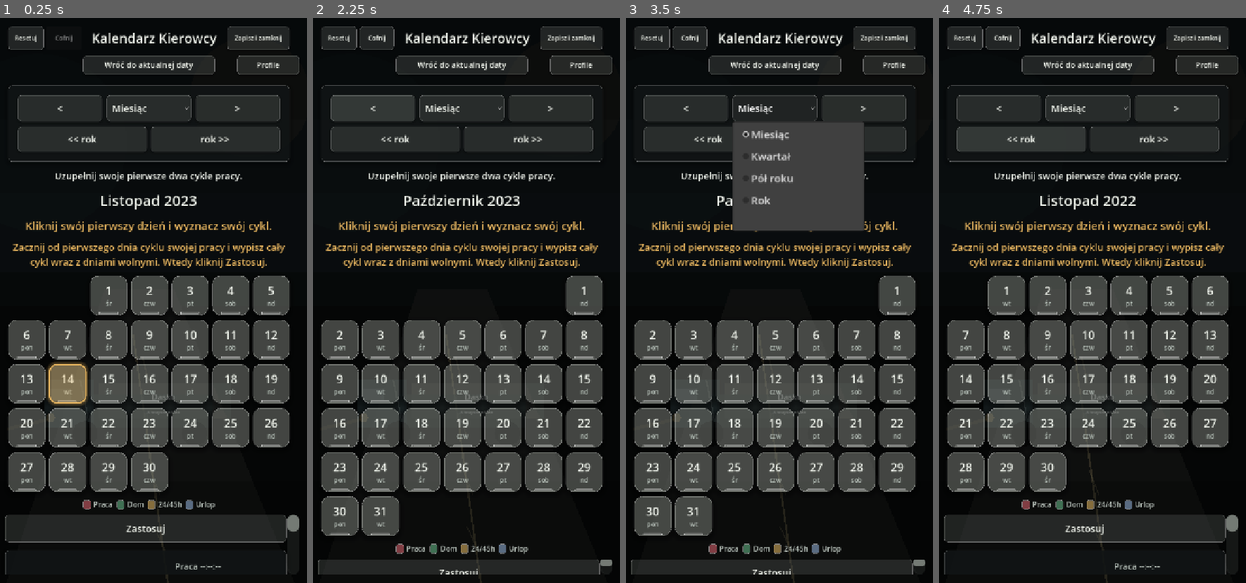
Above: before the commit, frames 1-4 (left to right).
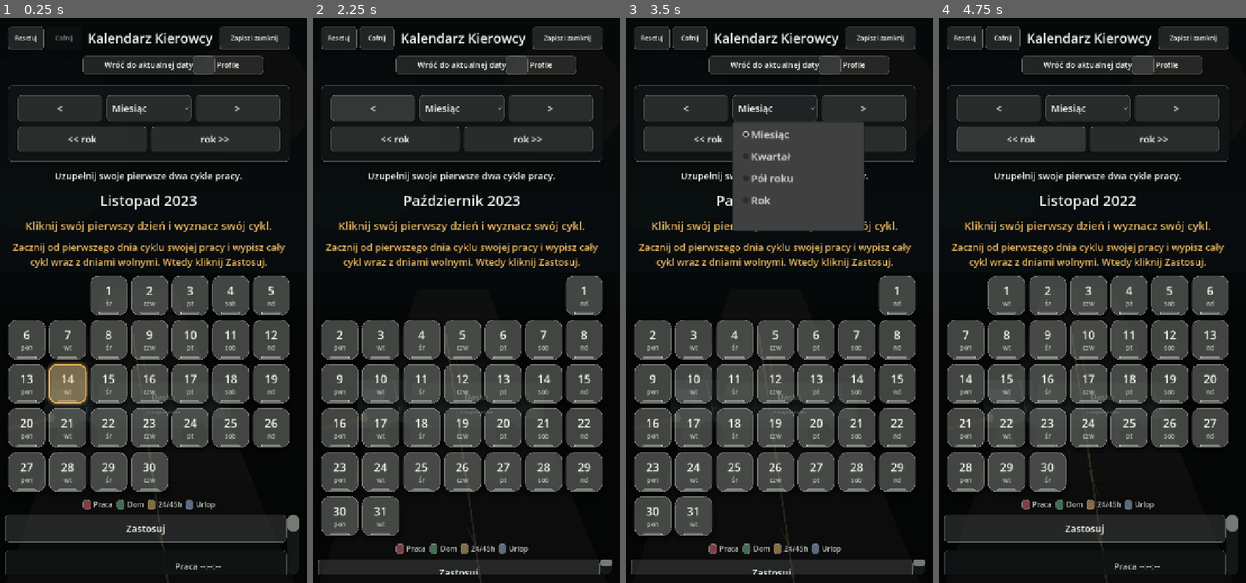
Above: after the commit, the same moments.

Repository: ElKlient/IDOL-Genesis
Game: Godot game, scene res://scenes/main.tscn
Two runs of this game, one before a commit and one after it. Both use one fixed random seed, a clock stepped at 60 frames per second and the inputs below.
Inputs:
- Up to frame 1 (0.25 s): no input
- Up to frame 2 (2.25 s): click "Zapisz i zamknij" at 0.5 s; click "Cofnij" at 1.25 s; click "<" at 2 s
- Up to frame 3 (3.5 s): click "Miesiąc" at 2.75 s
- Up to frame 4 (4.75 s): click ">" at 3.5 s; click "<< rok" at 4.25 s

The runs differ from the first frame. In frame 1, 1.4% of the frame differs, in the area x 28-98%, y 1-10%; in frame 2, 1.4%; in frame 3, 1.4%; in frame 4, 1.4%.

Commit message:
Improve calendar profile management

Diff:
--- a/scripts/main.gd
+++ b/scripts/main.gd
@@ -58,9 +58,9 @@
 const CALENDAR_ONLY_RETURN_HEIGHT := 54
 const PROFILE_BUTTON_TOP := 84
 const PROFILE_BUTTON_HEIGHT := 44
-const PROFILE_BUTTON_WIDTH := 142
-const PROFILE_PANEL_WIDTH := 230
-const PROFILE_PANEL_HEIGHT := 350
+const PROFILE_BUTTON_WIDTH := 160
+const PROFILE_PANEL_WIDTH := 520
+const PROFILE_PANEL_HEIGHT := 430
 const DEFAULT_PROFILE_COUNT := 3
 const TEST_WORK_LIMIT_SECONDS := 15 * 3600
 const TEST_REST_AFTER_WORK_SECONDS := 9 * 3600
@@ -791,17 +791,17 @@
 
 func _add_profile_overlay() -> void:
 	profile_overlay = VBoxContainer.new()
-	profile_overlay.anchor_left = 1.0
-	profile_overlay.anchor_right = 1.0
+	profile_overlay.anchor_left = 0.5
+	profile_overlay.anchor_right = 0.5
 	profile_overlay.anchor_top = 0.0
 	profile_overlay.anchor_bottom = 0.0
-	profile_overlay.offset_left = -PROFILE_PANEL_WIDTH - 18.0
-	profile_overlay.offset_right = -18.0
+	profile_overlay.offset_left = -PROFILE_PANEL_WIDTH * 0.5
+	profile_overlay.offset_right = PROFILE_PANEL_WIDTH * 0.5
 	profile_overlay.offset_top = PROFILE_BUTTON_TOP
 	profile_overlay.offset_bottom = PROFILE_BUTTON_TOP + PROFILE_BUTTON_HEIGHT + PROFILE_PANEL_HEIGHT
 	profile_overlay.mouse_filter = Control.MOUSE_FILTER_IGNORE
 	profile_overlay.z_index = 35
-	profile_overlay.add_theme_constant_override("separation", 7)
+	profile_overlay.add_theme_constant_override("separation", 9)
 	add_child(profile_overlay)
 
 	profile_button = Button.new()
@@ -992,43 +992,52 @@
 
 func _build_profile_panel() -> PanelContainer:
 	var panel := _panel()
-	panel.custom_minimum_size.x = PROFILE_PANEL_WIDTH
-	var box := _panel_box(panel, 8)
-
-	box.add_child(_make_label("Profile kalendarza", 17, COLOR_TEXT))
+	panel.custom_minimum_size = Vector2(PROFILE_PANEL_WIDTH, 0)
+	var box := _panel_box(panel, 14)
+	box.add_theme_constant_override("separation", 10)
+
+	var title := _make_label("Profile kalendarza", 21, COLOR_TEXT)
+	title.horizontal_alignment = HORIZONTAL_ALIGNMENT_CENTER
+	box.add_child(title)
+
+	var hint := _make_label("Zapisz obecny kalendarz albo wczytaj osobny profil.", 14, COLOR_TEXT_MUTED)
+	hint.autowrap_mode = TextServer.AUTOWRAP_WORD_SMART
+	hint.horizontal_alignment = HORIZONTAL_ALIGNMENT_CENTER
+	box.add_child(hint)
 
 	profile_option = OptionButton.new()
 	profile_option.item_selected.connect(_on_profile_selected)
-	_prepare_control(profile_option, 16, 48)
+	_prepare_control(profile_option, 19, 58)
 	_prepare_large_dropdown(profile_option)
 	box.add_child(profile_option)
 
 	profile_save_button = Button.new()
-	profile_save_button.text = "Zapisz w profilu"
+	profile_save_button.text = "Zapisz aktualny kalendarz"
 	_connect_tap(profile_save_button, Callable(self, "_on_save_profile_pressed"))
-	_prepare_control(profile_save_button, 16, 46)
+	_prepare_control(profile_save_button, 18, 54)
 	box.add_child(profile_save_button)
 
 	profile_load_button = Button.new()
-	profile_load_button.text = "Wczytaj"
+	profile_load_button.text = "Wczytaj profil"
 	_connect_tap(profile_load_button, Callable(self, "_on_load_profile_pressed"))
-	_prepare_control(profile_load_button, 16, 46)
+	_prepare_control(profile_load_button, 18, 54)
 	box.add_child(profile_load_button)
 
 	profile_delete_button = Button.new()
-	profile_delete_button.text = "Usuń profil"
+	profile_delete_button.text = "Usuń zapis profilu"
 	_connect_tap(profile_delete_button, Callable(self, "_on_delete_profile_pressed"))
-	_prepare_control(profile_delete_button, 16, 46)
+	_prepare_control(profile_delete_button, 18, 54)
 	box.add_child(profile_delete_button)
 
 	var add_button := Button.new()
-	add_button.text = "Dodaj profil"
+	add_button.text = "Dodaj nowy profil"
 	_connect_tap(add_button, Callable(self, "_on_add_profile_pressed"))
-	_prepare_control(add_button, 16, 46)
+	_prepare_control(add_button, 18, 54)
 	box.add_child(add_button)
 
-	profile_status_label = _make_label("", 14, COLOR_TEXT_MUTED)
+	profile_status_label = _make_label("", 15, COLOR_TEXT_MUTED)
 	profile_status_label.autowrap_mode = TextServer.AUTOWRAP_WORD_SMART
+	profile_status_label.horizontal_alignment = HORIZONTAL_ALIGNMENT_CENTER
 	box.add_child(profile_status_label)
 
 	return panel
@@ -1953,12 +1962,19 @@
 
 func _update_profile_actions() -> void:
 	var has_saved_profile := _selected_profile_saved()
+	var can_delete_profile := has_saved_profile or selected_profile_index > DEFAULT_PROFILE_COUNT
 	if profile_load_button != null:
-		profile_load_button.disabled = not has_saved_profile
+		profile_load_button.disabled = false
+		profile_load_button.text = "Wczytaj zapisany profil" if has_saved_profile else "Wczytaj pusty kalendarz"
 	if profile_delete_button != null:
-		profile_delete_button.visible = has_saved_profile
+		profile_delete_button.visible = true
+		profile_delete_button.disabled = not can_delete_profile
+		profile_delete_button.text = "Usuń profil" if selected_profile_index > DEFAULT_PROFILE_COUNT else "Usuń zapis profilu"
 	if profile_status_label != null:
-		profile_status_label.text = "Ten profil jest zapisany." if has_saved_profile else "Ten profil jest pusty."
+		if has_saved_profile:
+			profile_status_label.text = "Profil %d jest zapisany. Możesz go wczytać albo nadpisać." % selected_profile_index
+		else:
+			profile_status_label.text = "Profil %d jest pusty. Wczytaj go, żeby zacząć czysty kalendarz." % selected_profile_index
 
 
 func _on_profile_selected(index: int) -> void:
@@ -1974,13 +1990,7 @@
 
 
 func _on_save_profile_pressed() -> void:
-	var undo_before := _app_state_snapshot()
-	if not _apply_settings(false, true):
-		if profile_status_label != null:
-			profile_status_label.text = "Popraw ustawienia przed zapisem profilu."
-		return
-
-	_store_undo_snapshot(undo_before)
+	_capture_undo_state()
 	saved_profiles[_selected_profile_key()] = _calendar_state_snapshot()
 	_refresh_profile_options()
 	_set_profile_panel_visible(true)
@@ -1990,32 +2000,54 @@
 
 
 func _on_load_profile_pressed() -> void:
-	if not _selected_profile_saved():
-		if profile_status_label != null:
-			profile_status_label.text = "Ten profil jest pusty."
-		return
-
+	var loaded_index := selected_profile_index
+	var status_text := ""
 	_capture_undo_state()
-	var snapshot: Dictionary = saved_profiles[_selected_profile_key()].duplicate(true)
-	reset_undo_available = false
-	reset_undo_snapshot.clear()
-	_restore_calendar_state(snapshot)
+	if _selected_profile_saved():
+		var snapshot: Dictionary = saved_profiles[_selected_profile_key()].duplicate(true)
+		reset_undo_available = false
+		reset_undo_snapshot.clear()
+		_restore_calendar_state(snapshot)
+		status_text = "Wczytano profil %d." % loaded_index
+	else:
+		_reset_calendar_settings()
+		selected_profile_index = loaded_index
+		status_text = "Wczytano pusty kalendarz w profilu %d." % loaded_index
 	_refresh_profile_options()
 	_set_profile_panel_visible(true)
 	if profile_status_label != null:
-		profile_status_label.text = "Wczytano profil %d." % selected_profile_index
+		profile_status_label.text = status_text
 	_update_undo_buttons()
 	_save_settings_to_disk()
 
 
 func _on_delete_profile_pressed() -> void:
+	var remove_slot := selected_profile_index > DEFAULT_PROFILE_COUNT
+	if not _selected_profile_saved() and not remove_slot:
+		_update_profile_actions()
+		return
+
 	_capture_undo_state()
 	var deleted_index := selected_profile_index
-	saved_profiles.erase(_selected_profile_key())
+	saved_profiles.erase(_profile_key(deleted_index))
+	if remove_slot:
+		for index in range(deleted_index + 1, profile_count + 1):
+			var from_key := _profile_key(index)
+			var to_key := _profile_key(index - 1)
+			if saved_profiles.has(from_key):
+				saved_profiles[to_key] = saved_profiles[from_key].duplicate(true)
+			else:
+				saved_profiles.erase(to_key)
+		saved_profiles.erase(_profile_key(profile_count))
+		profile_count = maxi(DEFAULT_PROFILE_COUNT, profile_count - 1)
+		selected_profile_index = clampi(deleted_index, 1, profile_count)
 	_refresh_profile_options()
-	_set_profile_panel_visible(false)
+	_set_profile_panel_visible(true)
 	if profile_status_label != null:
-		profile_status_label.text = "Usunięto profil %d." % deleted_index
+		if remove_slot:
+			profile_status_label.text = "Usunięto profil %d." % deleted_index
+		else:
+			profile_status_label.text = "Usunięto zapis profilu %d." % deleted_index
 	_save_settings_to_disk()
 
 
